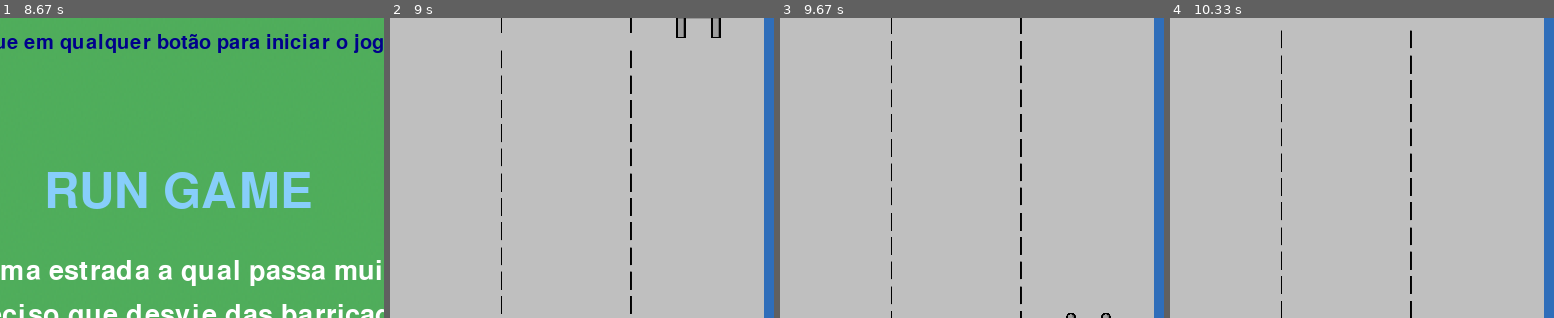
Above: before the commit, frames 1-4 (left to right).
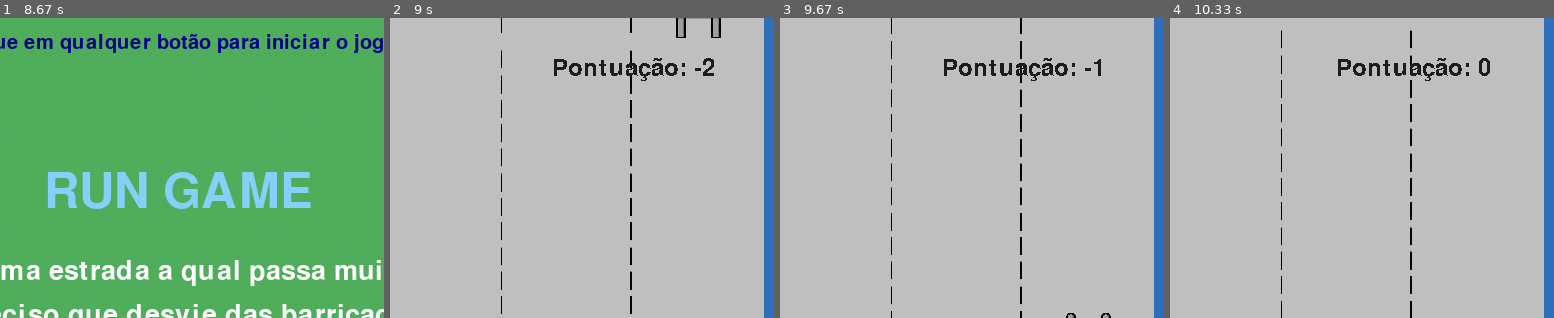
Above: after the commit, the same moments.

Repository: chatawil/Isabela_Charles_pygame
Game: pygame game, started from Começo.py
Same seed, same stepped clock (60 frames per second), same inputs: the game is played once before the commit and once after it.
Inputs:
- Up to frame 1 (8.67 s): hold Left from 8.37 s (still down)
- Up to frame 2 (9 s): release Left at 8.83 s; hold Right from 8.87 s (still down)
- Up to frame 3 (9.67 s): release Right at 9.5 s; hold Left from 9.53 s (still down)
- Up to frame 4 (10.33 s): release Left at 10 s; hold Left from 10.03 s (still down)
The pictures show only the part of the screen within x 27-77%, y 0-50%; the shares and areas given below are measured in that part.

Frame 1 is identical in both runs. In frame 2, 0.9% of the frame differs, in the area x 42-85%, y 13-21%; in frame 3, 0.9%; in frame 4, 0.9%.

Commit message:
Pontuação (Não ajustada)

Diff:
--- a/Começo.py
+++ b/Começo.py
@@ -1,4 +1,4 @@
-## Adicionamtdo game over e tela incio tudo junto
+## Colocando pontuação
 import pygame
 import random
 
@@ -10,7 +10,9 @@
 WIDTH = 870
 HEIGHT = 600
 window = pygame.display.set_mode((WIDTH, HEIGHT))
+fonte = pygame.font.Font(None, 35) #variavel para definir a fonte (não coloquei nenhuma)
 pygame.display.set_caption('🏃🏽‍♂️🏃🏽‍♀️RUN GAME🏃🏽‍♀️🏃🏽‍♂️')
+tempo_inicial = 10 #zera a pontuação ao reiniciar
 
 
 imagem_fundo = pygame.image.load('assets/img/RUA.png').convert_alpha()
@@ -50,11 +52,21 @@
 
 reposiciona_barricada()
 
+#função que mostra a pontuação
+def mostra_pontuacao():
+    contagem_tempo = int(pygame.time.get_ticks() / 1000) - tempo_inicial #pega os milliseconds e subtrai do tempo inicial quando reiniciar o jogo (precisa dividir por mil para ficar em segundos)
+    texto_pontuacao_tela = fonte.render(f'Pontuação: {contagem_tempo}', False, (28,28,28))
+
+    texto_pontuacao_retangulo = texto_pontuacao_tela.get_rect(center = (500, 50)) #cria a pontuação
+    window.blit(texto_pontuacao_tela, texto_pontuacao_retangulo) #desenha a pontuação na janela
+    return contagem_tempo #retorna a pontuação
+
+
 # Função para exibir a tela de "Game Over"
 def show_game_over_screen():
-    window.fill((135, 206, 250))
+    window.fill((135, 206, 250))  # Azul Celeste, mesma cor usada na tela inicial
     font = pygame.font.SysFont(None, 72)
-    game_over_text = font.render("GAME OVER", True, (255, 0, 0))
+    game_over_text = font.render("GAME OVER", True, (255, 0, 0))  # Vermelho para o texto
     window.blit(game_over_text, (WIDTH // 2 - game_over_text.get_width() // 2, HEIGHT // 2 - game_over_text.get_height() // 2))
 
     # Mensagem de reinício
@@ -82,7 +94,7 @@
 
     # Fonte maior e cor azul celeste para o título
     title_font = pygame.font.SysFont(None, 72)
-    title = title_font.render("RUN GAME", True, (135, 206, 250))
+    title = title_font.render("RUN GAME", True, (135, 206, 250))  # Azul Celeste
 
     # Fonte menor para a história
     font = pygame.font.SysFont(None, 40)
@@ -108,12 +120,12 @@
         rendered_line = ""
         for char in line:
             rendered_line += char
-            text = font.render(rendered_line, True, (255, 255, 255))
+            text = font.render(rendered_line, True, (255, 255, 255)) ### branco
             window.blit(imagem_inicio, imagem_inicio_rect)
             window.blit(imagem_inicio, imagem_inicio_rect_2)
             window.blit(title, (WIDTH // 2 - title.get_width() // 2, HEIGHT // 4))
             for j in range(i):
-                previous_text = font.render(story[j], True, (255, 255, 255))
+                previous_text = font.render(story[j], True, (255, 255, 255)) ## branco
                 window.blit(previous_text, (WIDTH // 2 - previous_text.get_width() // 2, HEIGHT // 3 + 40 * (j + 1)))
             window.blit(text, (WIDTH // 2 - text.get_width() // 2, HEIGHT // 3 + 40 * (i + 1)))
             pygame.display.flip()
@@ -131,6 +143,7 @@
                 exit()
             if event.type == pygame.KEYUP or event.type == pygame.MOUSEBUTTONUP:
                 waiting = False
+                mostra_pontuacao()
 
 # Carrega a imagem de fundo da tela de início
 imagem_inicio = pygame.image.load('assets/img/FUNDO_inicio.png').convert()
@@ -148,9 +161,6 @@
 loop = True
 
 while loop:
-    for events in pygame.event.get():
-        if events.type == pygame.QUIT:
-            loop = False
 
 
     #### Movimento com as teclas
@@ -186,7 +196,7 @@
     imagem_fundo_rect_2 = imagem_fundo_rect.copy()
     imagem_fundo_rect_2.y -= imagem_fundo_rect_2.height
     window.blit(imagem_fundo, imagem_fundo_rect_2)
-
+    mostra_pontuacao()
 
     # Atualiza a posição da barricada
     imagem_barricada_rect.y += barricada_speed
@@ -208,6 +218,10 @@
     # Desenha o carro vermelho
     window.blit(imagem_carro_vermelho, imagem_carro_vermelho_rect)
 
+    for events in pygame.event.get():
+        if events.type == pygame.QUIT:
+            loop = False
+
     pygame.display.update()
     clock.tick(FDS)
 
